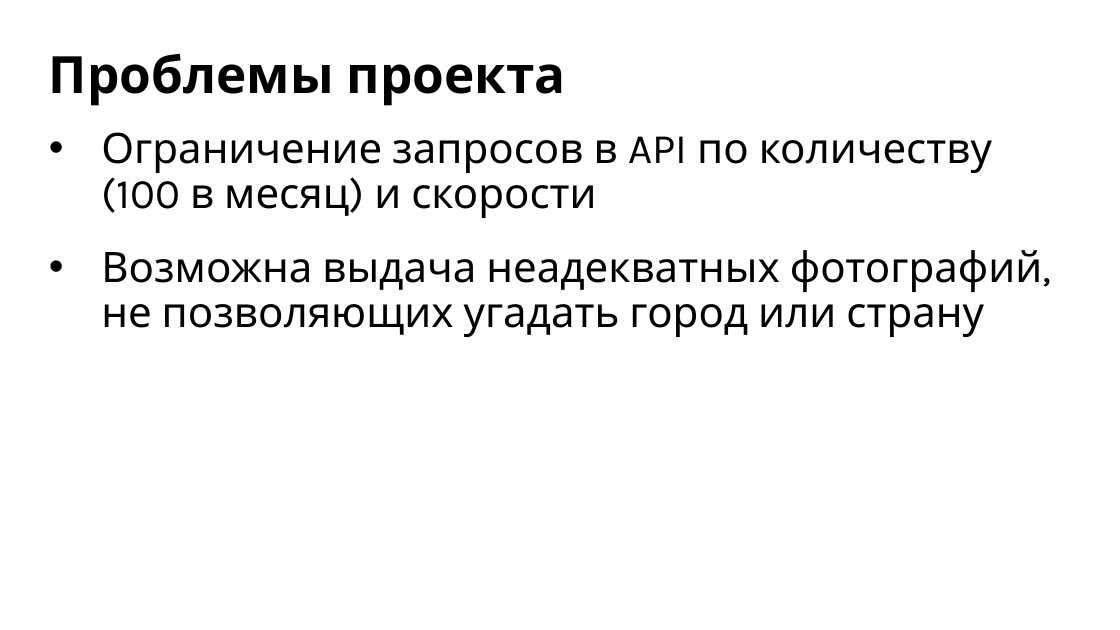
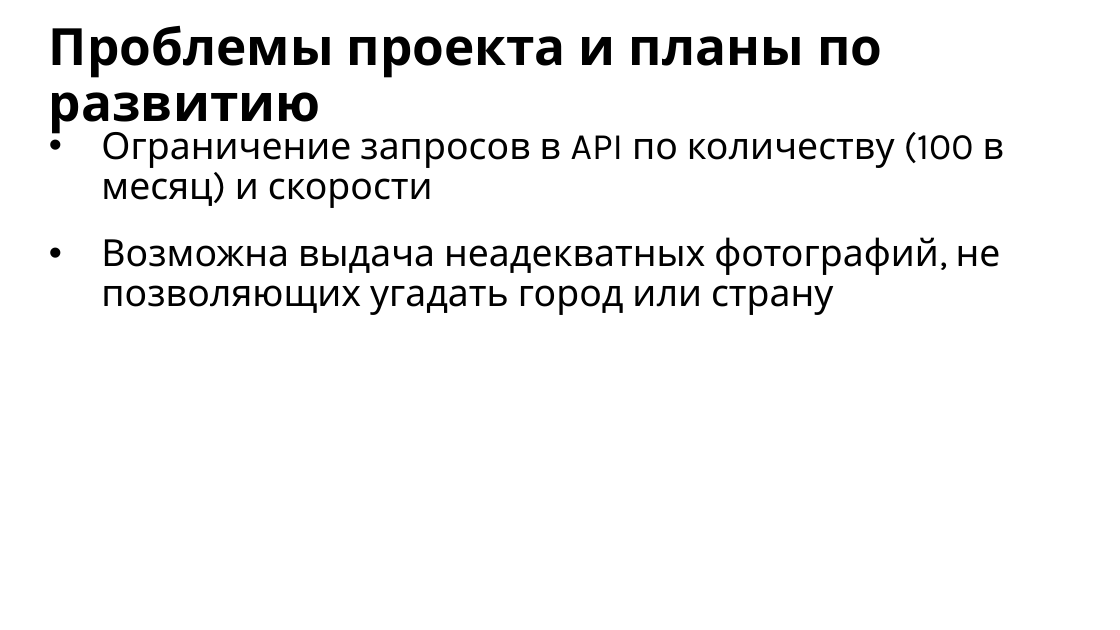
Before and after one commit to yugansonchik/GeoQuest, a slide deck: slide 25 of Презентация GeoQuest.pptx (slide 15 before the commit). Drawn at 1120x630 pixels with LibreOffice and Linux fonts; fonts in the diff are those of the drawing. Boxes give left, top, right and bottom in pixels: in the first picture for what was removed or moved away, otherwise in the second. Text is boxed around its words. In the diff, an @@ line names an element or a change of style, - is before the commit and + after.

```diff
--- a/Презентация GeoQuest.pptx
+++ b/Презентация GeoQuest.pptx
@@ title at (49, 25, 882, 134): text changed @@
-Проблемы проекта
+Проблемы проекта и планы по развитию
@@ text "Ограничение запросов в API по ..." at (101, 132, 1005, 208): size 36 to 32 pt @@
@@ text "Возможна выдача неадекватных фотографий, не ..." at (101, 237, 1001, 315): size 36 to 32 pt @@
@@ text "Возможна выдача неадекватных фотографий, не ...": place and size @@
-text "Возможна выдача неадекватных фотографий, не ..." at (101, 250, 1043, 337)
+text "Возможна выдача неадекватных фотографий, не ..." at (101, 237, 1001, 315)
```
Also in this commit, not shown: 9 other slides changed, 12 slides added.
